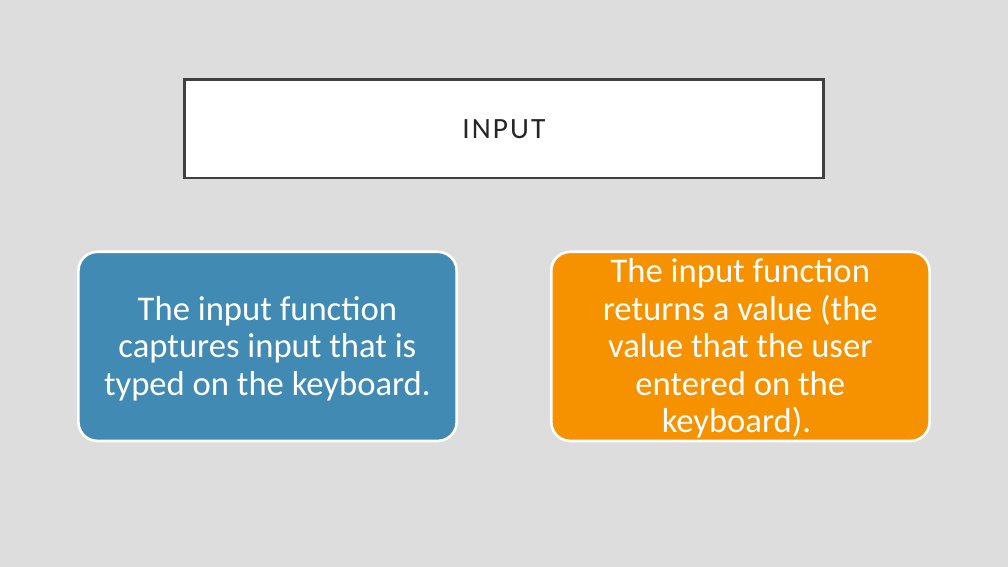
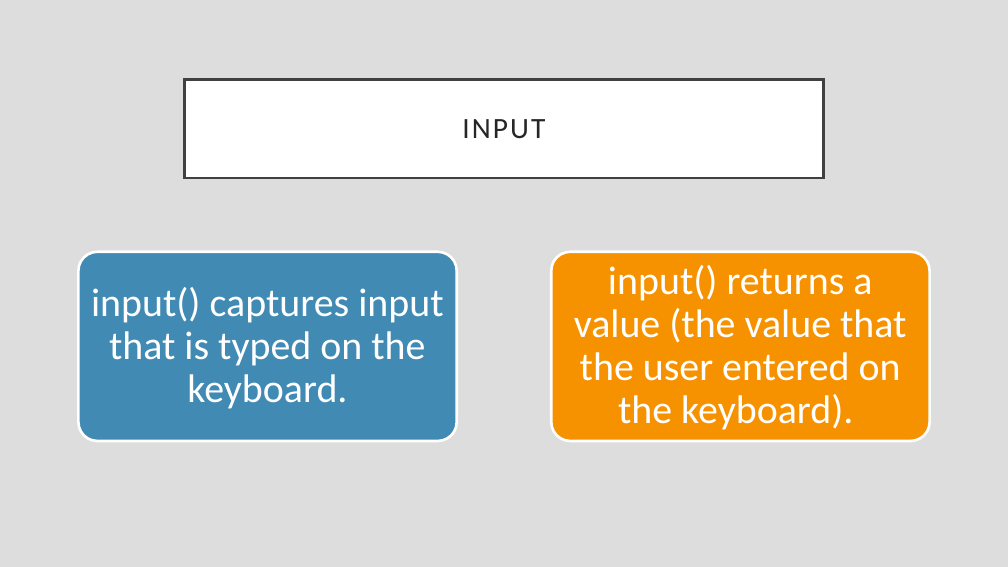
Before and after one commit to rsera/Junior-Knights, a slide deck: slide 25 of Python Day 1 IO.pptx. Drawn at 1008x567 pixels with LibreOffice and Linux fonts; fonts in the diff are those of the drawing. Boxes give left, top, right and bottom in pixels: in the first picture for what was removed or moved away, otherwise in the second. Text is boxed around its words. In the diff, an @@ line names an element or a change of style, - is before the commit and + after.

Commit message:
Update Python Day 1 IO.pptx
finished input

```diff
--- a/Python Day 1 IO.pptx
+++ b/Python Day 1 IO.pptx
@@ text at (574,265,906,430): text changed; size 33 to 38 pt @@
-The input function returns a value (the value that the user entered on the keyboard).
+input() returns a value (the value that the user entered on the keyboard).
@@ text at (91,287,443,409): text changed; size 33 to 38 pt @@
-The input function captures input that is typed on the keyboard.
+input() captures input that is typed on the keyboard.
```
Also in this commit, not shown: 4 other slides changed, 1 slide added.
